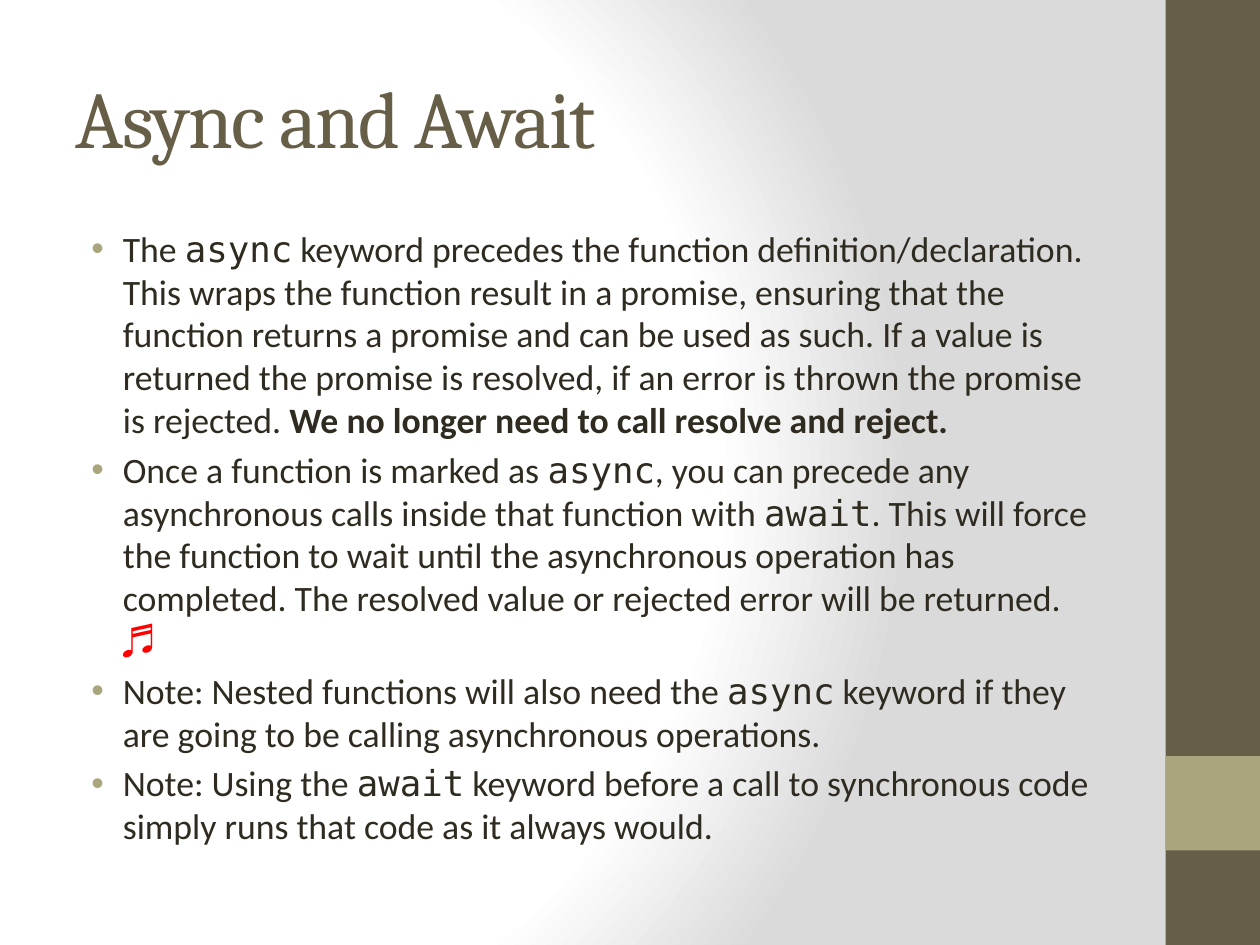
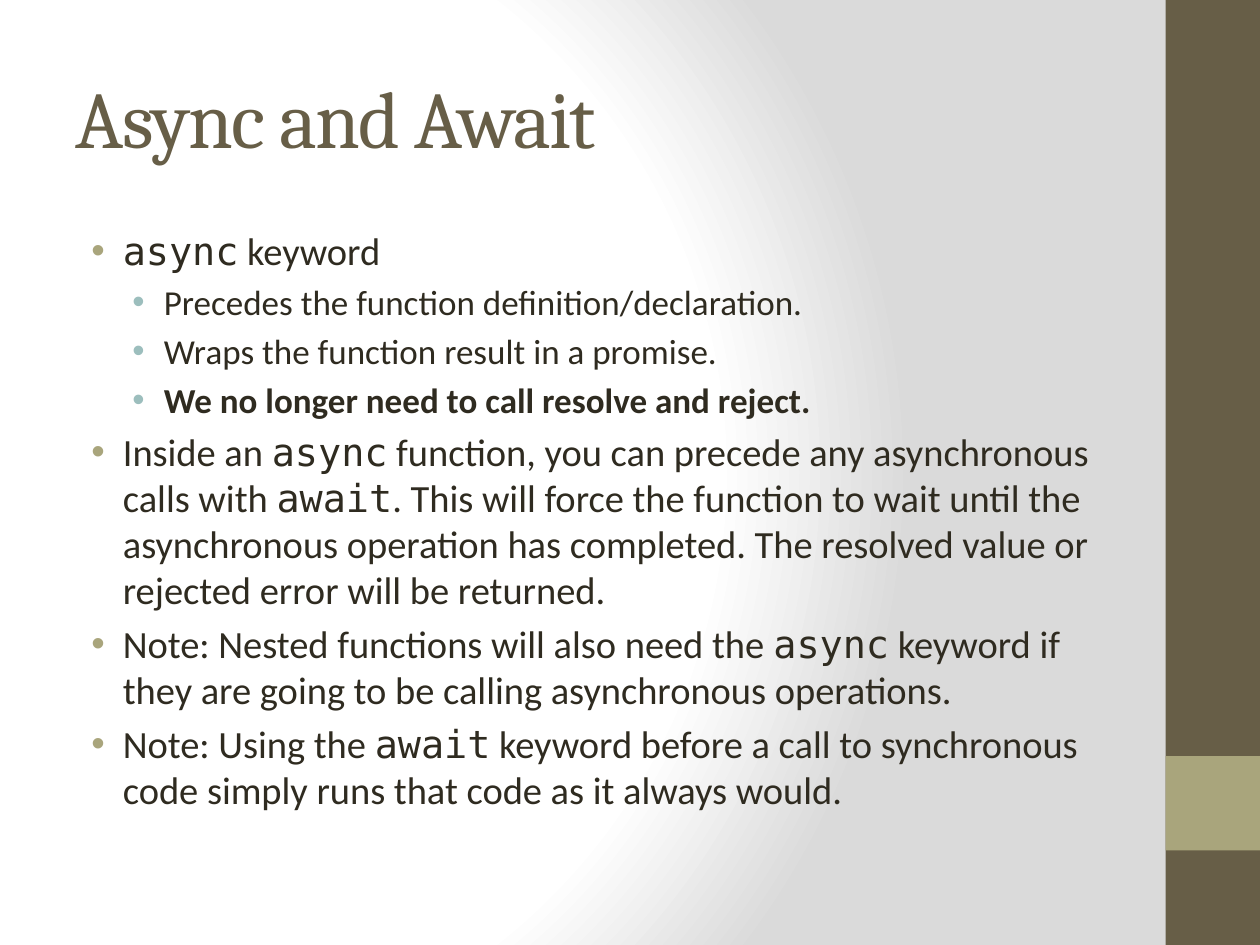
Before and after one commit to cheryly279/AsyncDiscussion, a slide deck: slide 28 of Async_Discussion_9_29_15.pptx (slide 33 before the commit). Drawn at 1260x945 pixels with LibreOffice and Linux fonts; fonts in the diff are those of the drawing. Boxes give left, top, right and bottom in pixels: in the first picture for what was removed or moved away, otherwise in the second. Text is boxed around its words. In the diff, an @@ line names an element or a change of style, - is before the commit and + after.

```diff
--- a/Async_Discussion_9_29_15.pptx
+++ b/Async_Discussion_9_29_15.pptx
@@ text at [123,238,1088,611]: text changed; size 20.4 to 22 pt @@
-• The async keyword precedes the function definition/declaration. This wraps the function result in a promise, ensuring that the function returns a promise and can be used as such. If a value is returned the promise is resolved, if an error is thrown the promise is rejected. We no longer need to call resolve and reject.
-• Once a function is marked as async, you can precede any asynchronous calls inside that function with await. This will force the function to wait until the asynchronous operation has completed. The resolved value or rejected error will be returned. ♬
+• async keyword
+  • Precedes the function definition/declaration.
+  • Wraps the function result in a promise.
+  • We no longer need to call resolve and reject.
+• Inside an async function, you can precede any asynchronous calls with await. This will force the function to wait until the asynchronous operation has completed. The resolved value or rejected error will be returned.
@@ text at [123,631,1078,811]: size 20.4 to 22 pt in "Note: Nested functions will also need the ...", "Note: Using the await keyword before a ..." @@
```
Also in this commit, not shown: 28 other slides changed, 1 slide added, 3 slides removed.
